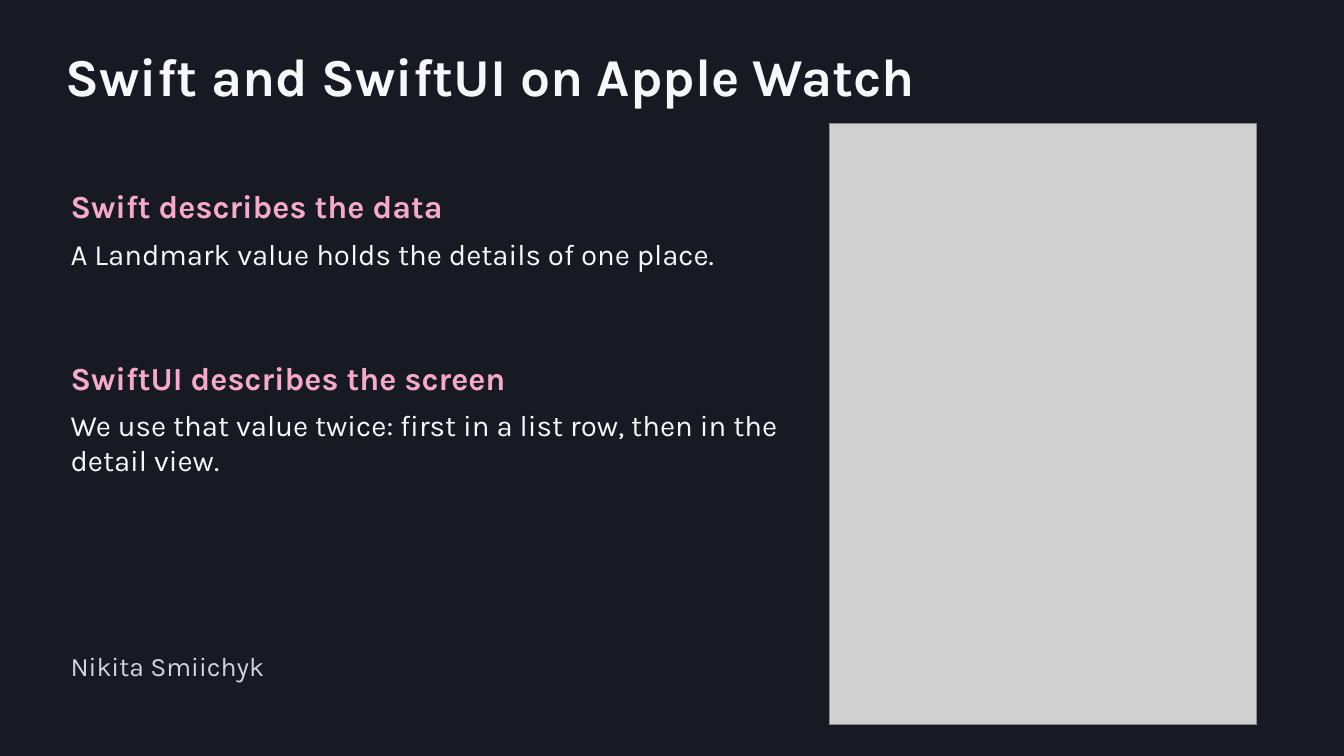
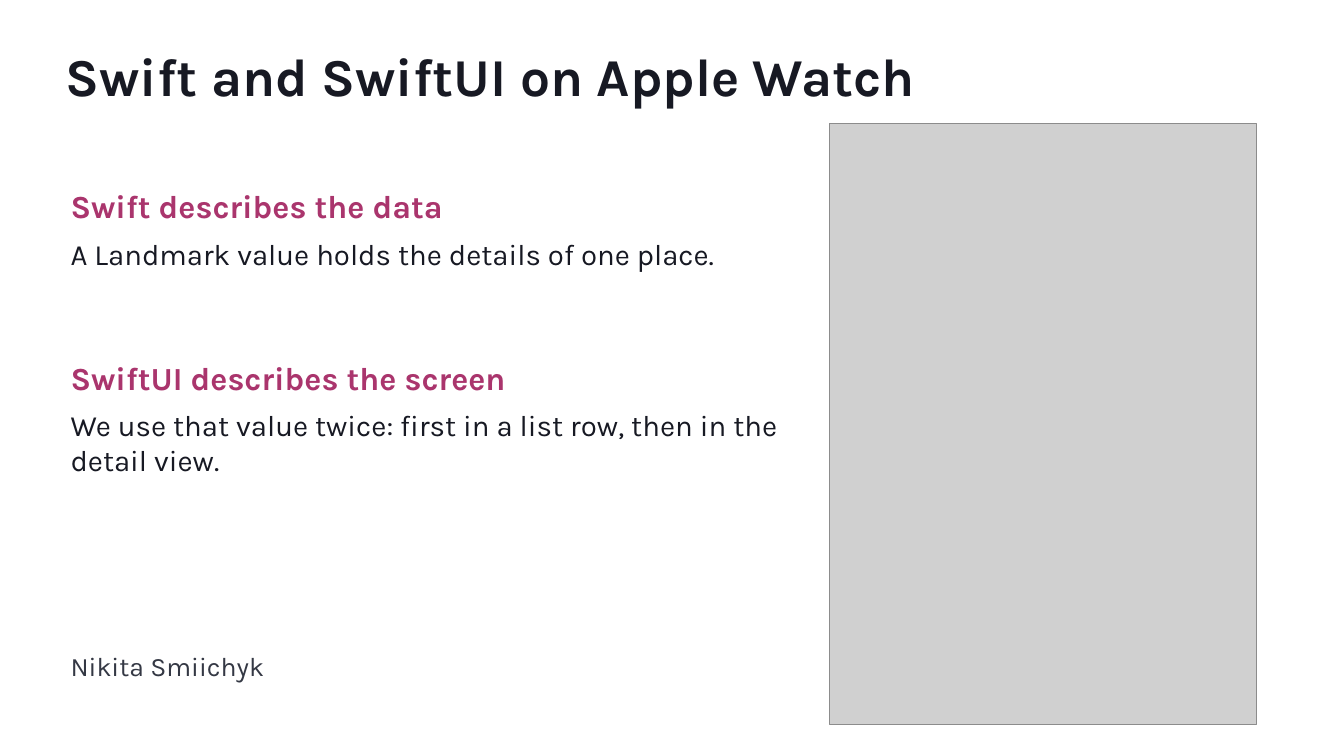
Before and after one commit to ms-Maryna/WearableAppDev, a slide deck: slide 12 of docs/slides/Wearable-App-Development.pptx (slide 7 before the commit). Drawn at 1344x756 pixels with LibreOffice and Linux fonts; fonts in the diff are those of the drawing; grey boxes stand for pictures. Boxes give left, top, right and bottom in pixels: in the first picture for what was removed or moved away, otherwise in the second. Text is boxed around its words. In the diff, an @@ line names an element or a change of style, - is before the commit and + after.

```diff
--- a/docs/slides/Wearable-App-Development.pptx
+++ b/docs/slides/Wearable-App-Development.pptx
@@ background #171923 to #FFFFFF @@
@@ text "Swift describes the data" at [71,195,443,219]: text colour #F6A9C8 to #AA356D @@
@@ text "SwiftUI describes the screen" at [71,367,506,391]: text colour #F6A9C8 to #AA356D @@
@@ text colour #F5F7FA to #171923 in 3 elements at [65,58,915,109], [71,244,714,272], [71,415,777,472] @@
@@ text "Nikita Smiichyk" at [71,657,264,683]: text colour #CED3DF to #343844 @@
```
Also in this commit, not shown: 14 other slides changed, 7 slides added, 6 other files.
